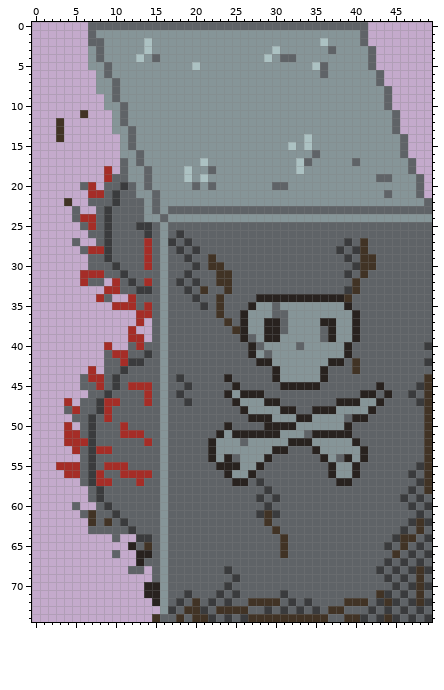
File history of a sprite sheet, dist/assets/grinder_front.png. The picture above was drawn from the file before the commit.
The file is 50x75 pixels.
The result:
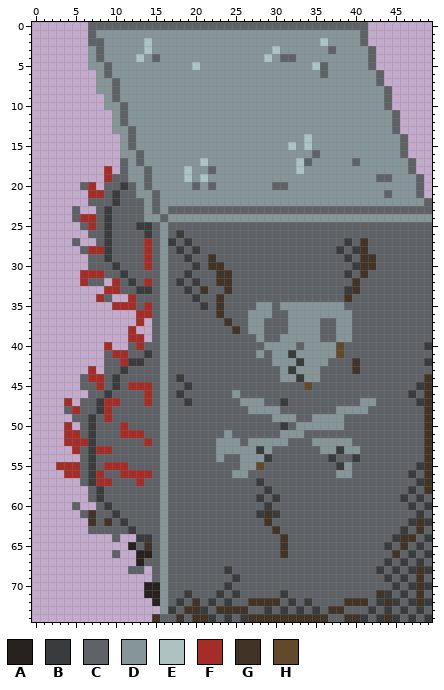
Palette (. is transparent): A #28221f  B #3a3b3d  C #5f6367  D #869598  E #acc2c3  F #a52d27  G #413325  H #63492c
The edit:
@@ x 1..8 @@
 10 ........
-11 .....G..
-12 ..G.....
-13 ..G.....
-14 ..G.....
+11 ........
+12 ........
+13 ........
+14 ........
 15 ........
@@ x 2..6 @@
 21 .....
-22 ..G..
+22 .....
 23 ...C.
@@ x 20..46 @@
 33 CGCCGCCCCCCCCCCCCCCBGCCCCCC
-34 BCCGCCCCAAAAAAAAAAAGCCCCCCC
-35 CBCGCCCADDCDDDDDDDDACCCCCCC
-36 CCCGCCADDDCCDDDDDDDDACCCCCC
-37 CCCCGCADDAACDDDDAADDACCCCCC
-38 CCCCCGADDAACDDDDCADDACCCCCC
-39 CCCCCCACDAADDDDDCADDACCCCCC
-40 CCCCCCCACDDDDCDDDDDACCCCCCC
-41 CCCCCCCADCDDDDDDDDDACCCCCCC
-42 CCCCCCCCAADDDDDDDAACGCCCCCC
-43 CCCCCCCCCCADDDDDACCCGCCCCCC
-44 CCCCACCCCCADDDDDACCCCCCCCCC
-45 CCCCCACCCCCAAAAACCCCCCCACCC
-46 CCCCADAAACCCCCCCCCCCCAACACC
-47 CCCCCADDDAACCCCCCCAAADDACCC
-48 CCCCCCADDDDAACCAAADDDDACCCC
-49 CCCCCCCAAADDDAADDDDCAACCCCC
-50 CCCCACCCCAAAADDDDDDACCCCCCC
-51 CCCADAAAAAADDDCAAAAACCCCCCC
-52 CCADDDCDDDDDAAADDDDDACCCCCC
-53 CCADDDDDDDAACCCADDDDDACCCCC
-54 CCADACDDDACCCCCCADCADACCCCC
-55 CCCAAADDACCCCCCCCADDACCCCCC
-56 CCCCADDACCCCCCCCCADDACCCCCC
-57 CCCCCAACBCCCCCCCCCAACCCCCCC
+34 BCCGCCCCCCCCCCCCCCCGCCCCCCC
+35 CBCGCCCCDDCDDDDDDDDCCCCCCCC
+36 CCCGCCCDDDCCDDDDDDDDCCCCCCC
+37 CCCCGCCDDCCCDDDDCCDDCCCCCCC
+38 CCCCCGCDDCCCDDDDCCDDCCCCCCC
+39 CCCCCCCCDCCDDDDDCCDDCCCCCCC
+40 CCCCCCCCCDDDDCDDDDHCCCCCCCC
+41 CCCCCCCCDCDDBDDDDDHCCCCCCCC
+42 CCCCCCCCCCDDDBDDDCCCGCCCCCC
+43 CCCCCCCCCCCDBDDDCCCCGCCCCCC
+44 CCCCCCCCCCCDDBDDCCCCCCCCCCC
+45 CCCCCCCCCCCCCCHCCCCCCCCCCCC
+46 CCCCCDCCCCCCCCCCCCCCCCCCCCC
+47 CCCCCCDDDCCBCCCCCCCCCDDCCCC
+48 CCCCCCCDDDDCCCCCCCDDDDCCCCC
+49 CCCCCCCCCCDDDCCDDDDCCCCCCCC
+50 CCCCCCCCCCCBCDDDDDDCCCCCCCC
+51 CCCCDCCCCCCDDDCCCCCCCCCCCCC
+52 CCCDDDCDDDDDCCCDDDDDCCCCCCC
+53 CCCDDDDDBDCCCCCCDDBDDCCCCCC
+54 CCCDCCDDDBCCCCCCCBCCBCCCCCC
+55 CCCCCCDDHCCCCCCCCCBDCCCCCCC
+56 CCCCCDDCCCCCCCCCCCDDCCCCCCC
+57 CCCCCCCCBCCCCCCCCCCCCCCCCCC
 58 CCCCCCCCCBCCCCCCCCCCCCCCCCC
